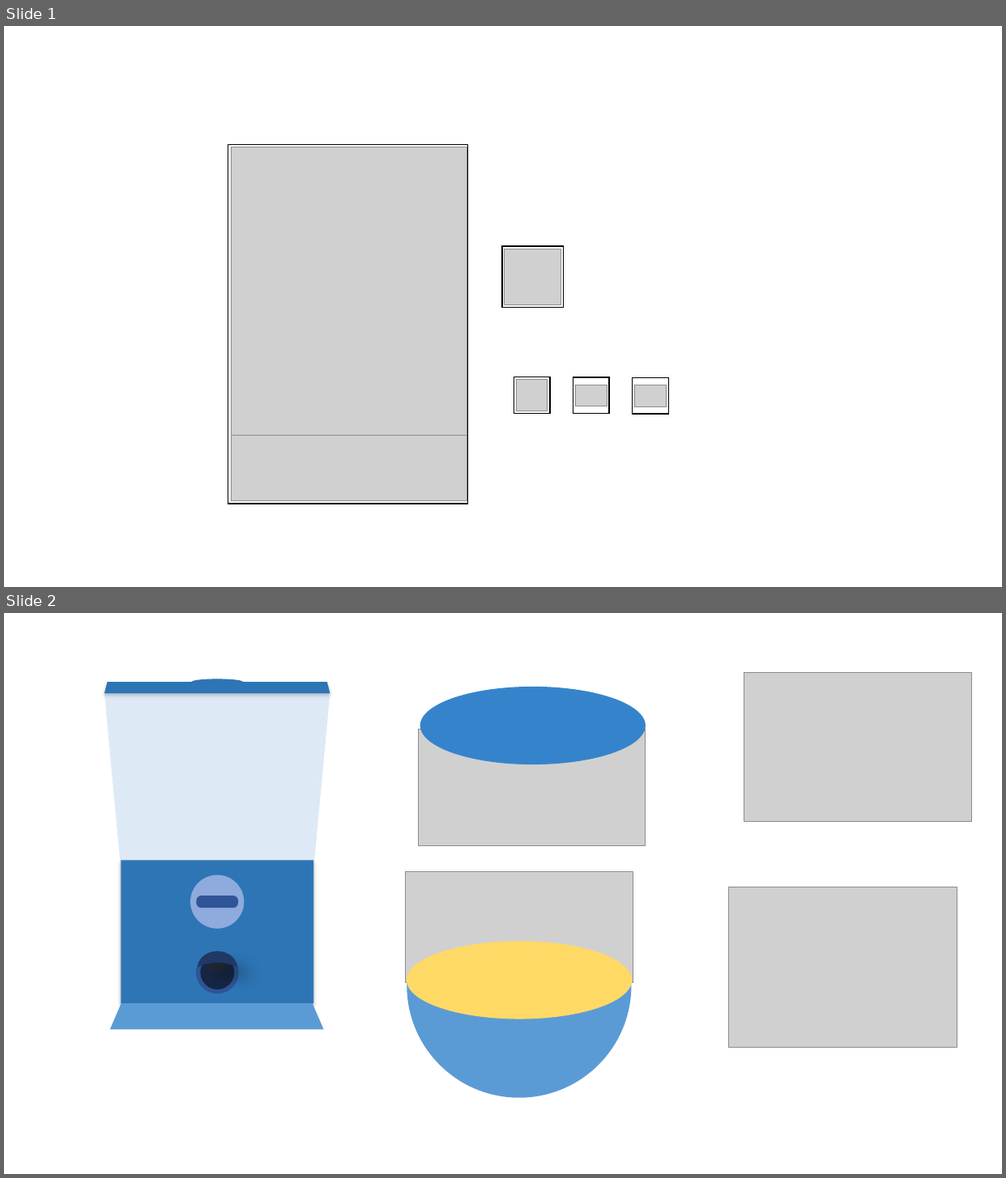
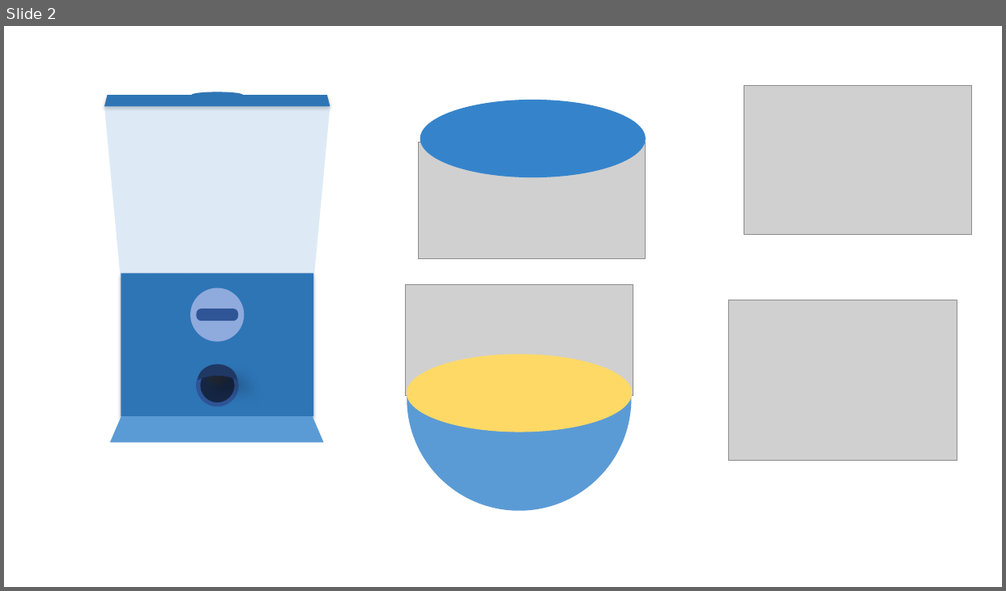
Before and after one commit to TT-3-14159265358979323846264338/towerdefense2, a slide deck: gacha.pptx. Shown one above the other, each under a label of ours: slides 1 and 2 before the commit, slide 2 after it. The pictures are 1006x1178 and 1006x591 pixels, drawn with LibreOffice and Linux fonts; fonts in the diff are those of the drawing; grey boxes stand for pictures. Boxes give left, top, right and bottom in pixels: in the first picture for what was removed or moved away, otherwise in the second. Text is boxed around its words. In the diff, an @@ line names an element or a change of style, - is before the commit and + after.

```diff
--- a/gacha.pptx
+++ b/gacha.pptx
@@ slide 1 removed at (4, 26, 1002, 587), background #FFFFFF @@
@@ rectangle removed at (228, 145, 467, 505) @@
@@ picture removed at (231, 148, 467, 436) @@
@@ rectangle removed at (503, 246, 564, 308) @@
@@ picture removed at (505, 249, 561, 305) @@
@@ rectangle removed at (513, 377, 551, 414) @@
@@ picture removed at (516, 380, 548, 412) @@
@@ rectangle removed at (573, 378, 610, 415) @@
@@ picture removed at (575, 386, 607, 406) @@
@@ rectangle removed at (633, 378, 670, 415) @@
@@ picture removed at (635, 386, 667, 408) @@
@@ picture removed at (231, 429, 467, 501) @@
```
Also in this commit, not shown: 1 slide added.
